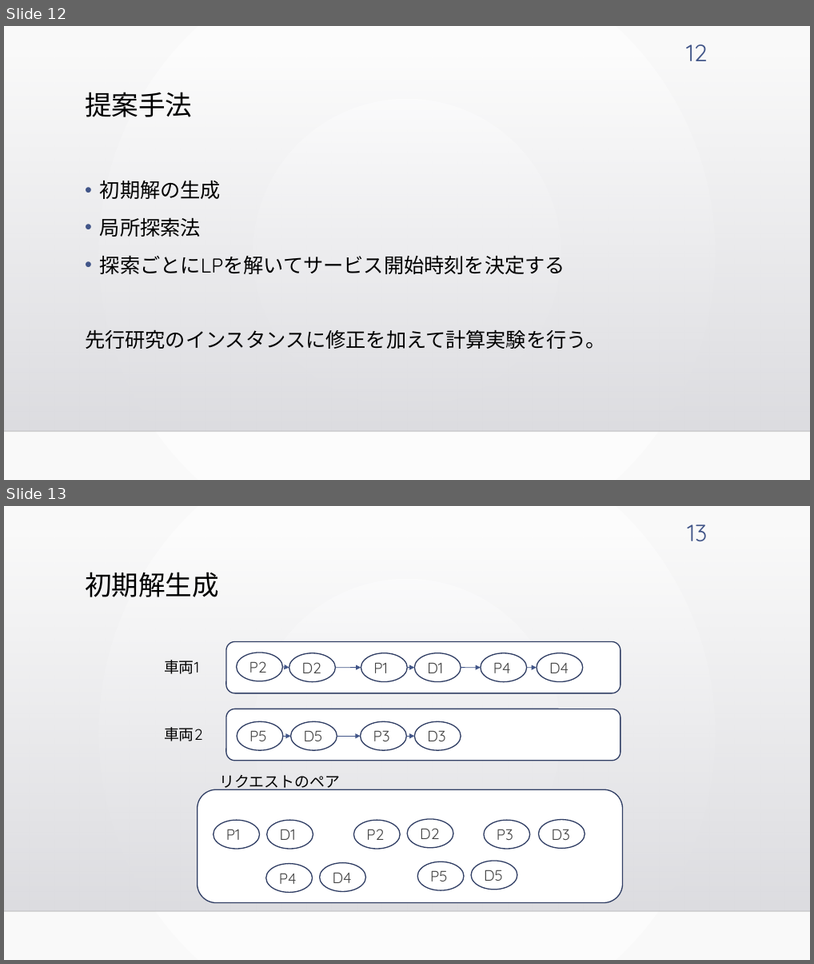
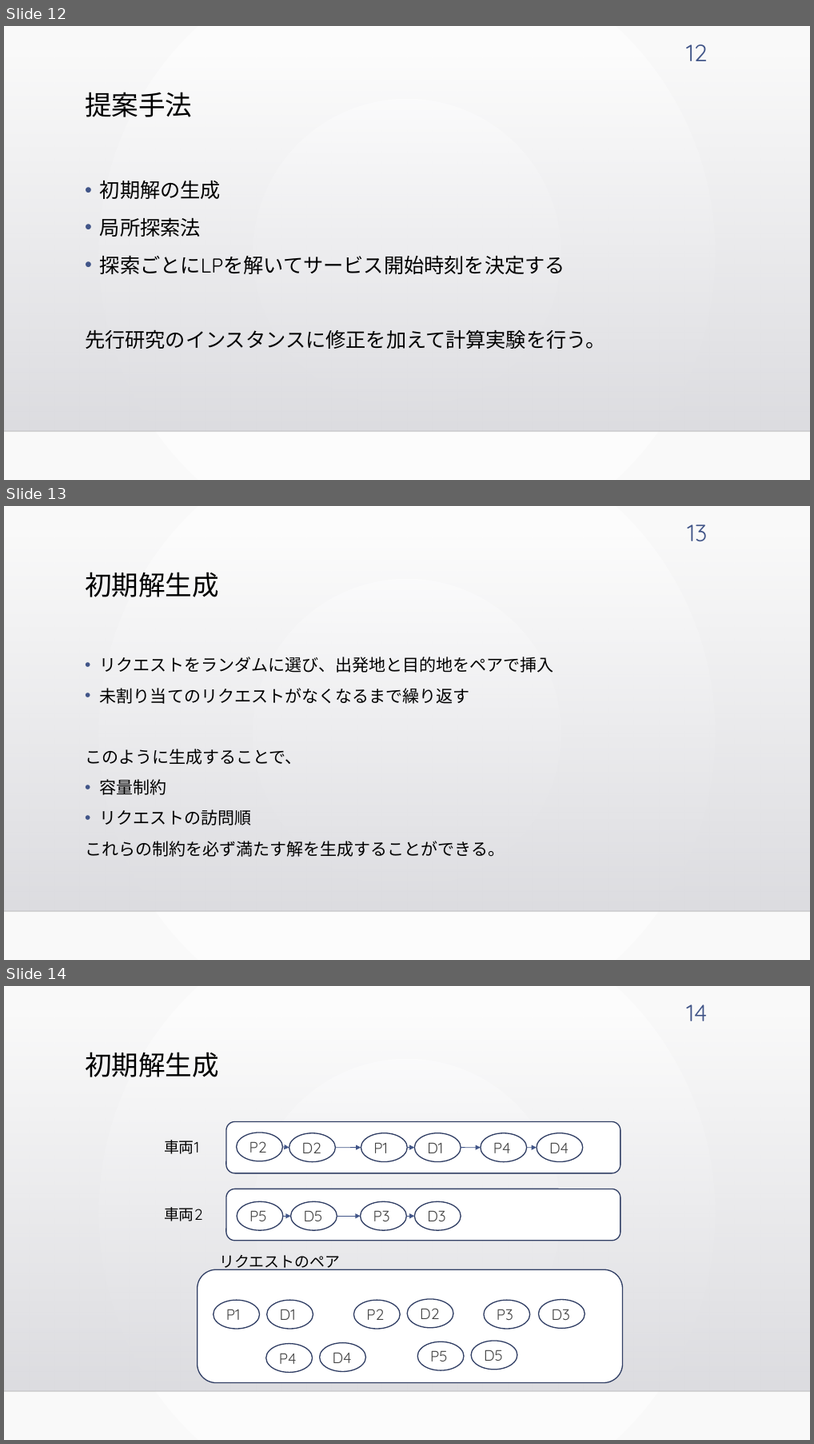
Before and after one commit to kotaro400/DARP, a slide deck: 卒論発表_10分用.pptx. Shown one above the other, each under a label of ours: slides 12 and 13 before the commit, slides 12, 13 and 14 after it. The pictures are 814x964 and 814x1444 pixels, drawn with LibreOffice and Linux fonts; fonts in the diff are those of the drawing; background and template pictures are left out. Boxes give left, top, right and bottom in pixels: in the first picture for what was removed or moved away, otherwise in the second. Text is boxed around its words. In the diff, an @@ line names an element or a change of style, - is before the commit and + after.

```diff
--- a/卒論発表_10分用.pptx
+++ b/卒論発表_10分用.pptx
@@ slide 13 added at (4, 506, 810, 960), background gradient #FFFFFF to #FAFAFA; not listed: 2 template elements that a slide beside it also shows @@
@@ page number added at (687, 524, 707, 542), 28 pt, text #415588 @@
+13
@@ title added at (85, 572, 219, 597), 32 pt, text #000000 @@
+初期解生成
@@ text added at (85, 656, 554, 856), 20 pt, text #000000 @@
+• リクエストをランダムに選び、出発地と目的地をペアで挿入
+• 未割り当てのリクエストがなくなるまで繰り返す
+このように生成することで、
+• 容量制約
+• リクエストの訪問順
+これらの制約を必ず満たす解を生成することができる。
@@ what was slide 13 is now slide 14 @@
@@ page number at (686, 1004, 707, 1021): text changed @@
-13
+14
```
Also in this commit, not shown: 13 slides changed, 2 slides removed.
